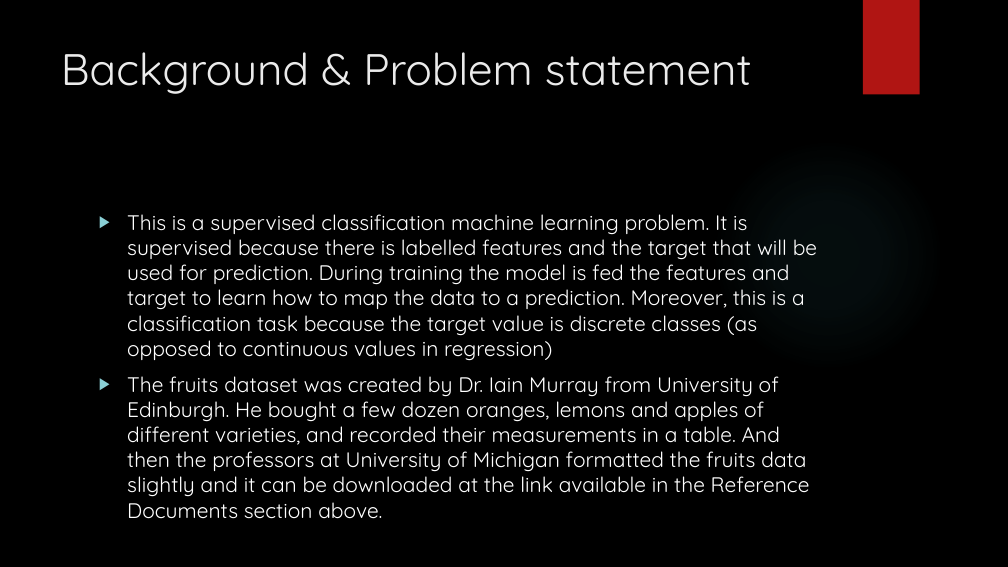
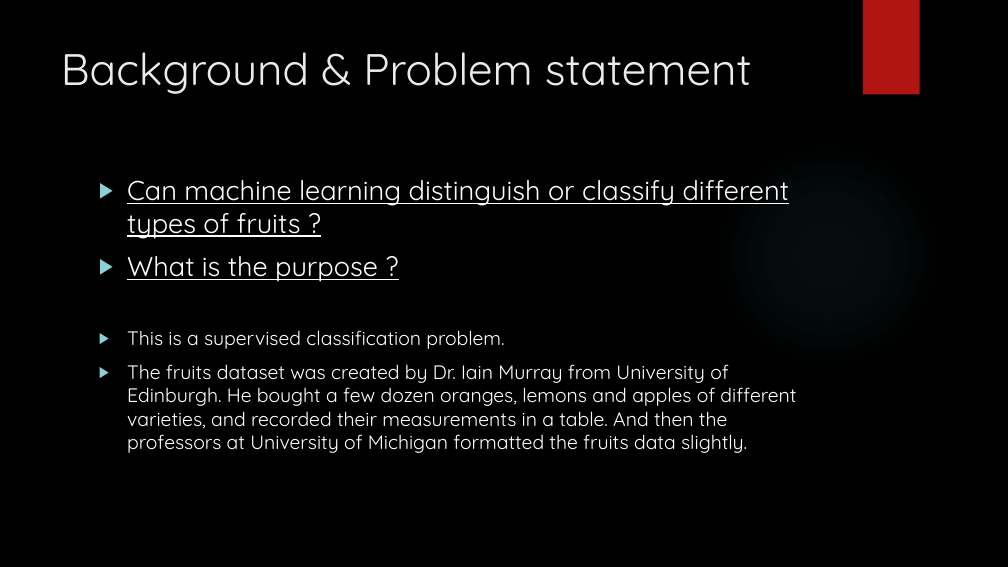
Before and after one commit to SelectTshepo/Presentation, a slide deck: slide 3 of Presentation.pptx. Drawn at 1008x567 pixels with LibreOffice and Linux fonts; fonts in the diff are those of the drawing; background and template pictures are left out. Boxes give left, top, right and bottom in pixels: in the first picture for what was removed or moved away, otherwise in the second. Text is boxed around its words. In the diff, an @@ line names an element or a change of style, - is before the commit and + after.

```diff
--- a/Presentation.pptx
+++ b/Presentation.pptx
@@ text at bbox=[127, 180, 796, 453]: text changed; size 20 to 18.5 pt @@
-▶ This is a supervised classification machine learning problem. It is supervised because there is labelled features and the target that will be used for prediction. During training the model is fed the features and target to learn how to map the data to a prediction. Moreover, this is a classification task because the target value is discrete classes (as opposed to continuous values in regression)
-▶ The fruits dataset was created by Dr. Iain Murray from University of Edinburgh. He bought a few dozen oranges, lemons and apples of different varieties, and recorded their measurements in a table. And then the professors at University of Michigan formatted the fruits data slightly and it can be downloaded at the link available in the Reference Documents section above.
+▶ Can machine learning distinguish or classify different types of fruits ?
+▶ What is the purpose ?
+▶ This is a supervised classification problem.
+▶ The fruits dataset was created by Dr. Iain Murray from University of Edinburgh. He bought a few dozen oranges, lemons and apples of different varieties, and recorded their measurements in a table. And then the professors at University of Michigan formatted the fruits data slightly.
```
Also in this commit, not shown: 10 other slides changed, 6 slides added, 2 slides removed.
